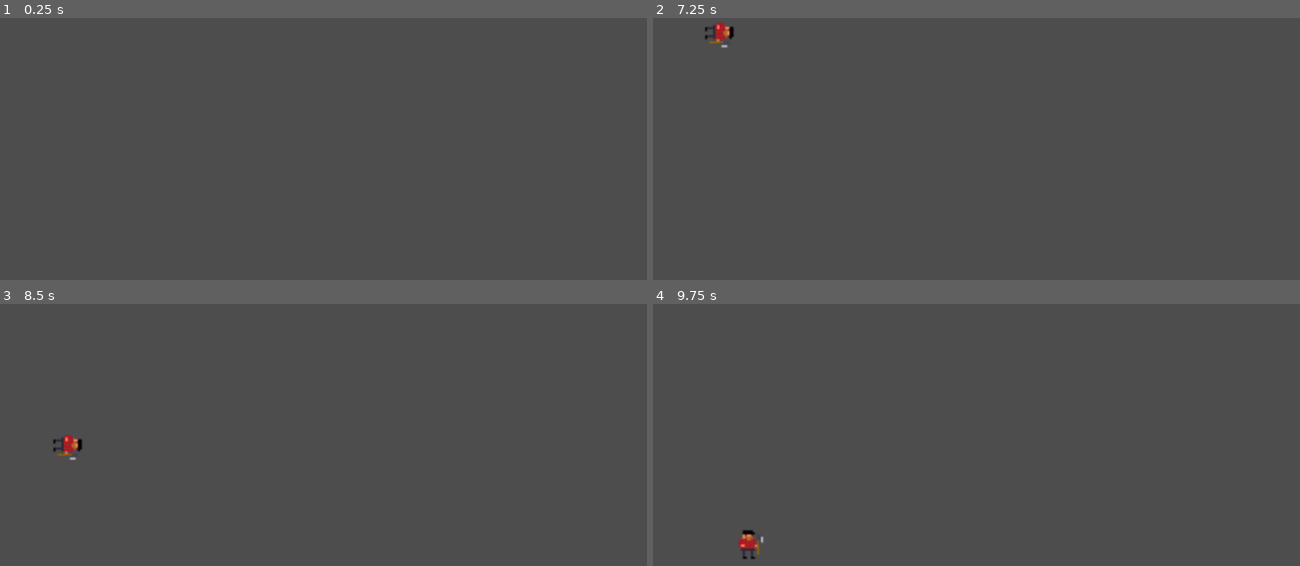
Above: before the commit, frames 1-4 (two rows, left to right).
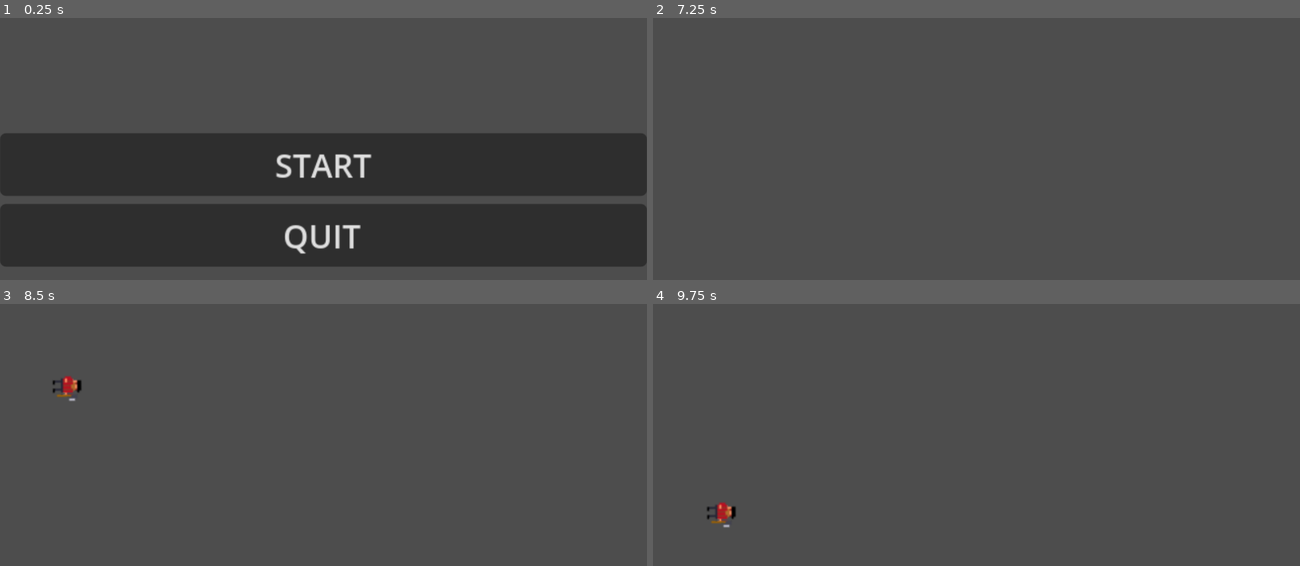
Above: after the commit, the same moments.

Repository: Ecosystem-defense-force/jogo
Game: Godot game, scene res://menu_principal.tscn
Two runs of this game, one before a commit and one after it. Both use one fixed random seed, a clock stepped at 60 frames per second and the inputs below. Before the commit the project starts from res://World.tscn.
Inputs (mouse positions are in pixels of both pictures, inside the frame that each line leads up to):
- Up to frame 1 (0.25 s): no input
- Up to frame 2 (7.25 s): click (976, 164) at 0.5 s, where only the run after the commit has a clickable "START"; tap Enter at 1.25, 2.75, 4.25 s; tap Space at 2, 3.5, 5 s
- Up to frame 3 (8.5 s): no input
- Up to frame 4 (9.75 s): no input

The runs differ from the first frame. In frame 1, 47% of the frame differs, in the area x 0-100%, y 44-95%; in frame 2, 0.2%; in frame 3, 0.5%; in frame 4, 0.5%.

Commit message:
feat(gameflow):Menu e o conecta ao jogo e o Game Over conectado ao menu

Diff:
--- /dev/null
+++ b/ecosystem-defence-force/game_over.gd
@@ -0,0 +1,19 @@
+extends Control
+
+
+# Called when the node enters the scene tree for the first time.
+func _ready() -> void:
+	pass # Replace with function body.
+
+
+# Called every frame. 'delta' is the elapsed time since the previous frame.
+func _process(delta: float) -> void:
+	pass
+
+
+func _on_menu_pressed() -> void:
+	pass # Replace with function body.
+
+
+func _on_quit_pressed() -> void:
+	pass # Replace with function body.
--- /dev/null
+++ b/ecosystem-defence-force/game_over.tscn
@@ -0,0 +1,9 @@
+[gd_scene format=3 uid="uid://dy24l5i5solt7"]
+
+[node name="Control" type="Control"]
+layout_mode = 3
+anchors_preset = 15
+anchor_right = 1.0
+anchor_bottom = 1.0
+grow_horizontal = 2
+grow_vertical = 2
--- /dev/null
+++ b/ecosystem-defence-force/menu_principal.gd
@@ -0,0 +1,20 @@
+extends Control
+
+
+# Called when the node enters the scene tree for the first time.
+func _ready() -> void:
+	pass # Replace with function body.
+
+
+# Called every frame. 'delta' is the elapsed time since the previous frame.
+func _process(delta: float) -> void:
+	pass
+
+
+func _on_start_pressed() -> void:
+	get_tree().change_scene_to_file("res://World.tscn")
+	# Replace with function body.
+
+
+func _on_quit_pressed() -> void:
+	get_tree().quit() # Replace with function body.
--- /dev/null
+++ b/ecosystem-defence-force/menu_principal.tscn
@@ -0,0 +1,32 @@
+[gd_scene load_steps=2 format=3 uid="uid://bmymot8o24uws"]
+
+[ext_resource type="Script" uid="uid://dq74o7phsnpmb" path="res://menu_principal.gd" id="1_bj1uy"]
+
+[node name="MenuPrincipal" type="Control"]
+layout_mode = 3
+anchors_preset = 15
+anchor_right = 1.0
+anchor_bottom = 1.0
+grow_horizontal = 2
+grow_vertical = 2
+script = ExtResource("1_bj1uy")
+
+[node name="VBoxContainer" type="VBoxContainer" parent="."]
+layout_mode = 1
+anchors_preset = 15
+anchor_right = 1.0
+anchor_bottom = 1.0
+grow_horizontal = 2
+grow_vertical = 2
+alignment = 1
+
+[node name="START" type="Button" parent="VBoxContainer"]
+layout_mode = 2
+text = "START"
+
+[node name="QUIT" type="Button" parent="VBoxContainer"]
+layout_mode = 2
+text = "QUIT"
+
+[connection signal="pressed" from="VBoxContainer/START" to="." method="_on_start_pressed"]
+[connection signal="pressed" from="VBoxContainer/QUIT" to="." method="_on_quit_pressed"]
--- a/ecosystem-defence-force/project.godot
+++ b/ecosystem-defence-force/project.godot
@@ -11,7 +11,7 @@
 [application]
 
 config/name="EcosystemDefenceForce"
-run/main_scene="uid://cvno3xnn0hkj3"
+run/main_scene="uid://bmymot8o24uws"
 config/features=PackedStringArray("4.5", "Forward Plus")
 config/icon="res://icon.svg"
 
@@ -19,4 +19,5 @@
 
 window/size/viewport_width=320
 window/size/viewport_height=180
+window/size/mode=2
 window/stretch/mode="canvas_items"
Not shown, added: ecosystem-defence-force/game_over.gd.uid
Not shown, added: ecosystem-defence-force/menu_principal.gd.uid
